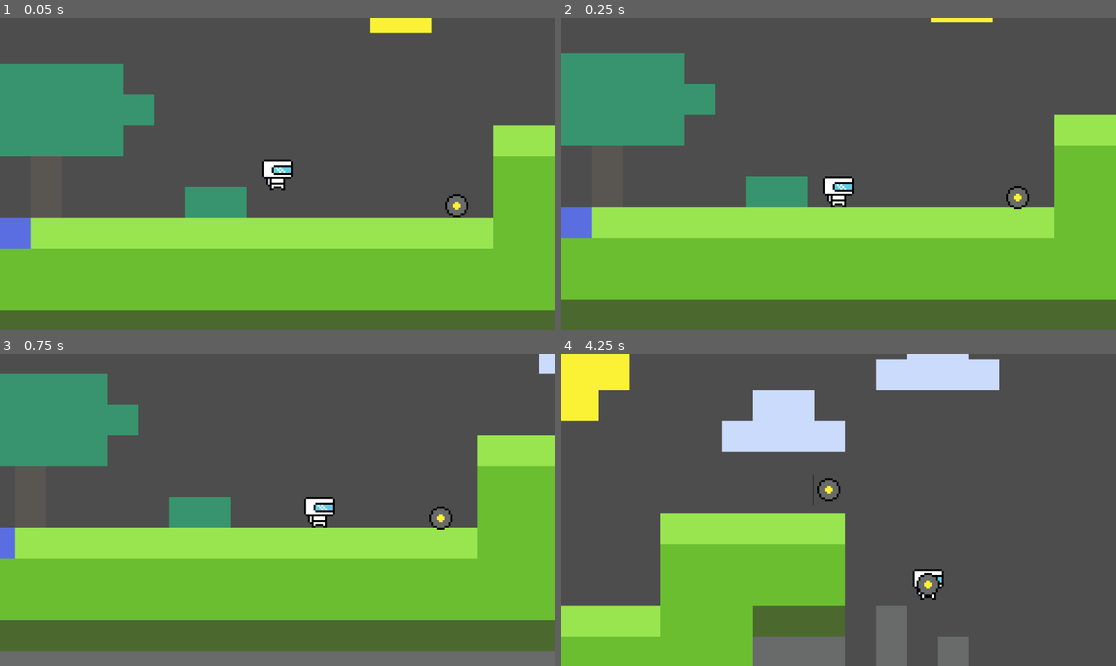
Above: before the commit, frames 1-4 (two rows, left to right).
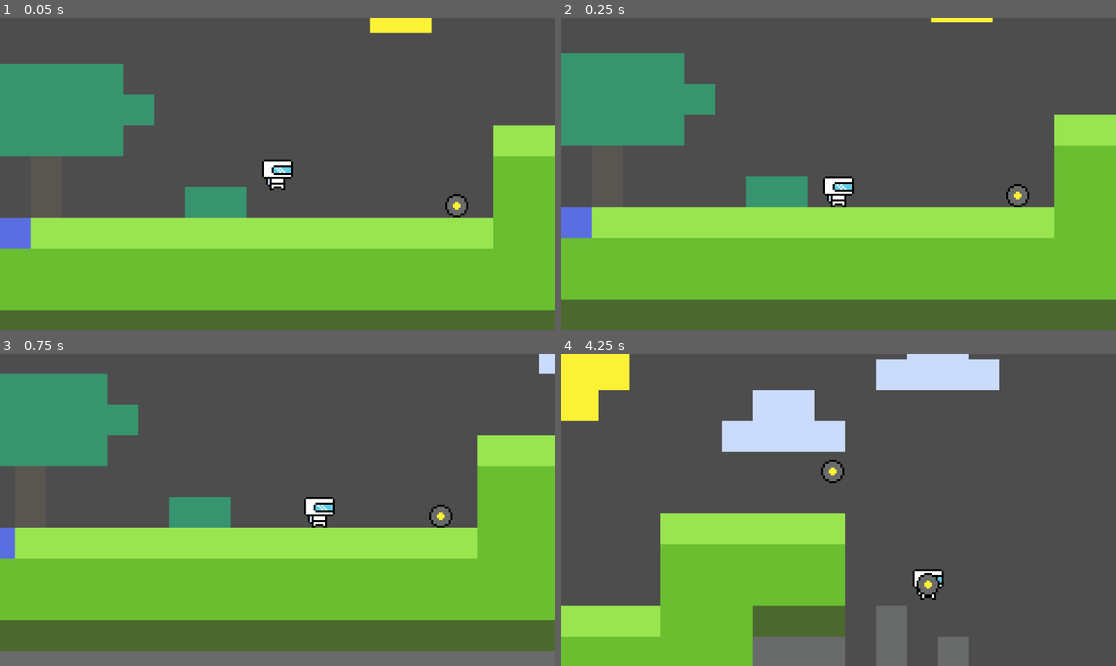
Above: after the commit, the same moments.

Repository: CookieRA9001/SI_motroidvenia
Game: Godot game, scene res://sceans/TestLevel.tscn
Same seed, same stepped clock (60 frames per second), same inputs: the game is played once before the commit and once after it.
Inputs:
- Up to frame 1 (0.05 s): no input
- Up to frame 2 (0.25 s): no input
- Up to frame 3 (0.75 s): hold D (move_right) from 0.53 s (still down); tap E (swap) at 0.6 s
- Up to frame 4 (4.25 s): tap Space (jump) at 0.77, 1.52, 3.02, 3.77 s; tap E (swap) at 1.35, 2.3, 2.85, 3.6 s; release D (move_right) at 2.03 s; hold A (move_left) 2.03-2.78 s; tap Q (throw) at 2.1 s; hold D (move_right) from 2.78 s (still down)

Frame 1 is identical in both runs. In frame 2, 0.1% of the frame differs, in the area x 80-85%, y 53-62%; in frame 3, 0.1%; in frame 4, 0.5%, in the area x 45-52%, y 33-49%.

Commit message:
holding

Diff:
--- a/sceans/friendly_ally.tscn
+++ b/sceans/friendly_ally.tscn
@@ -19,7 +19,7 @@
 }]
 
 [sub_resource type="CircleShape2D" id="CircleShape2D_kbild"]
-radius = 5.0
+radius = 6.0
 
 [sub_resource type="RectangleShape2D" id="RectangleShape2D_xwlfk"]
 size = Vector2(26, 20)
--- a/scripts/friendly.gd
+++ b/scripts/friendly.gd
@@ -11,7 +11,7 @@
 var gravity = ProjectSettings.get_setting("physics/2d/default_gravity")
 
 func follow(delta):
-	if position.distance_to(target.position)>20:
+	if position.distance_to(target.position)>20 and is_on_floor():
 		velocity.y = jumpY_velocity
 		var direction = 1 if (target.position.x-position.x > 0) else -1
 		current_x_speed = direction * clamp(position.distance_to(target.position)*randf_range(1,2), 0, jumpX_velocity)
--- a/scripts/player.gd
+++ b/scripts/player.gd
@@ -50,6 +50,10 @@
 			held_friendly.holdMe()
 		return
 
+	if held_friendly == null:
+		while held_friendly == null:
+			held_friendly = friendly_found[f_index % len(friendly_found)]
+
 	var new_f_index = (f_index+1) % len(friendly_found)
 	var next_friendly = friendly_found[new_f_index]
 	while new_f_index!=f_index and position.distance_to(next_friendly.position)>40:
@@ -65,8 +69,7 @@
 	held_friendly = next_friendly
 	if held_friendly.has_method("holdMe"):
 		held_friendly.holdMe()
-
-	pass
+	f_index = new_f_index
 
 func throw_friends():
 	# TODO: throw held friendly
